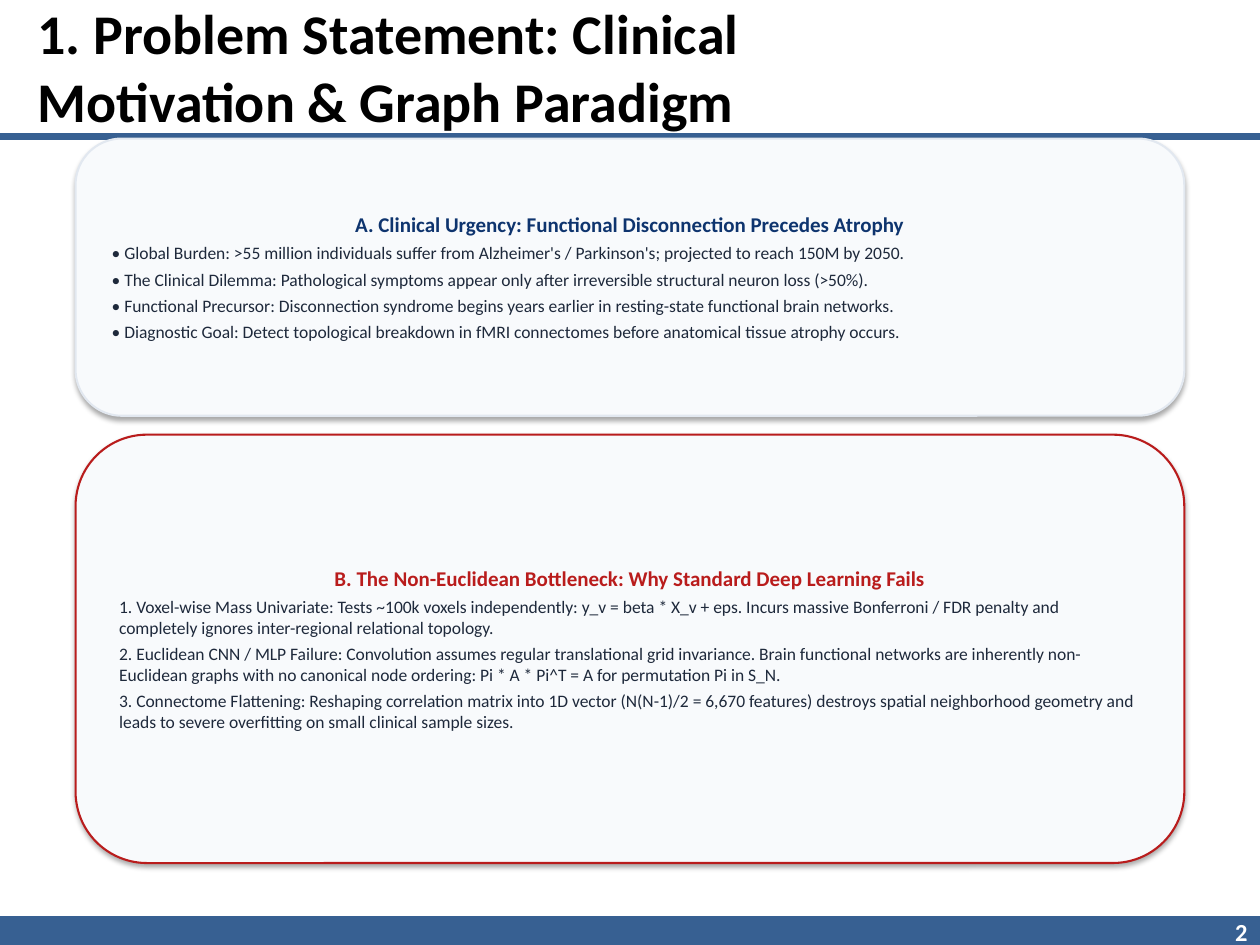
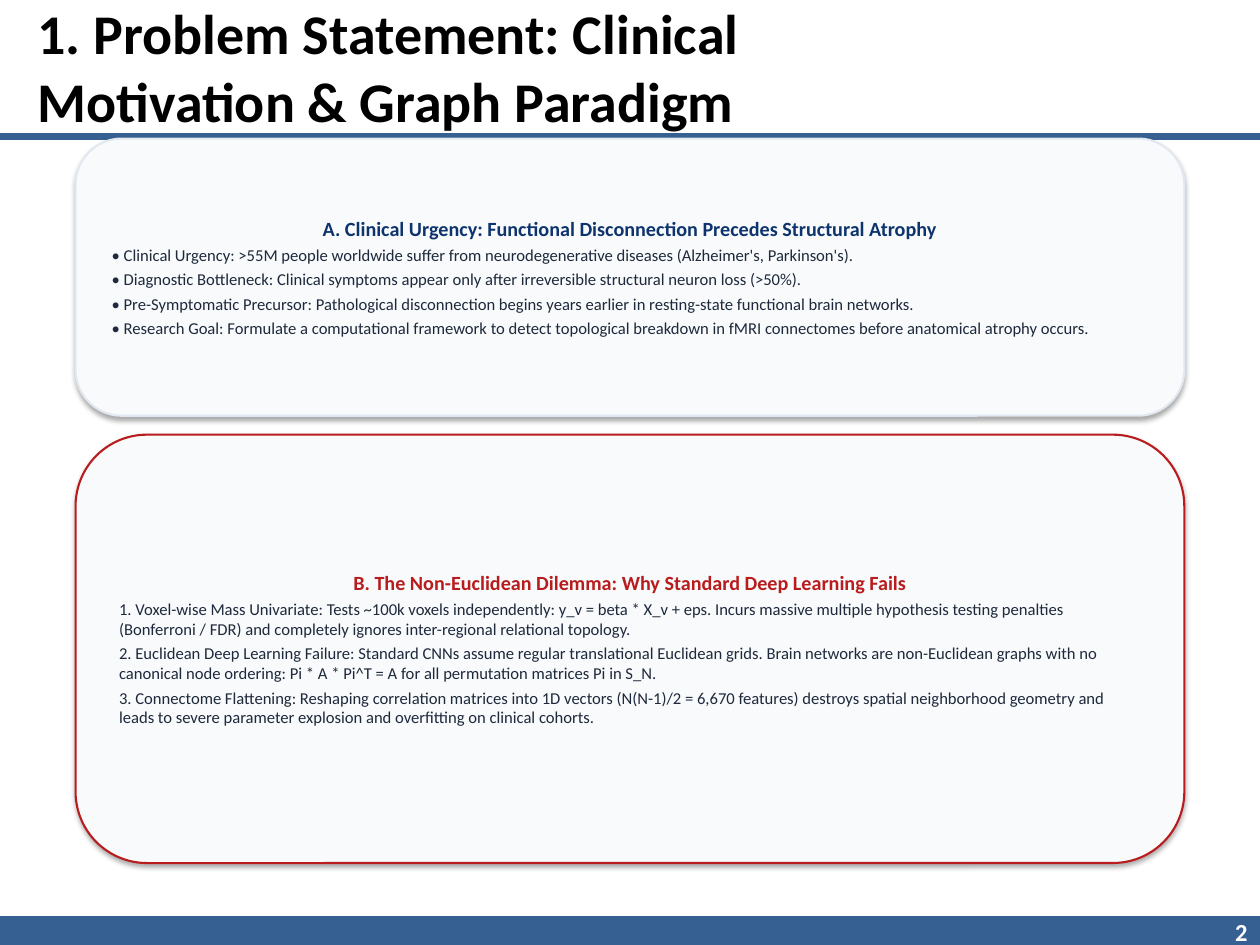
Before and after one commit to AnimeshBasak-14/Neuro-Neo4j, a slide deck: slide 2 of IITR_Neuro_Neo4j_Presentation.pptx. Drawn at 1260x945 pixels with LibreOffice and Linux fonts; fonts in the diff are those of the drawing; background and template pictures are left out. Boxes give left, top, right and bottom in pixels: in the first picture for what was removed or moved away, otherwise in the second. Text is boxed around its words. In the diff, an @@ line names an element or a change of style, - is before the commit and + after.

Commit message:
feat: complete LaTeX thesis blocks and PyG implementation for 9 core mathematical formulations
- models/gnn/neural_connectome_math.py:
  * Complete PyTorch Geometric implementations for Formulations 1 to 9
  * Includes multi-modal fMRI + DTI attentive cross-gating fusion operator
  * 100% verified test execution
- docs/neural_connectome_math.tex:
  * Comprehensive formal LaTeX equations and derivations for PhD thesis
- IITR_Neuro_Neo4j_Presentation.pptx:
  * Recompiled with prospective framing ('What We Will Do' as PhD research plan)
  * Hardware references removed; slides dedicated to Problem Statement, 4 Baseline Papers, Proposed Methodology, Mathematics, and DTI Multi-Modal Extension.

```diff
--- a/IITR_Neuro_Neo4j_Presentation.pptx
+++ b/IITR_Neuro_Neo4j_Presentation.pptx
@@ text in rounded rectangle at [124, 222, 1089, 337]: text changed; size 10 to 9.5 pt @@
-A. Clinical Urgency: Functional Disconnection Precedes Atrophy
-• Global Burden: >55 million individuals suffer from Alzheimer's / Parkinson's; projected to reach 150M by 2050.
-• The Clinical Dilemma: Pathological symptoms appear only after irreversible structural neuron loss (>50%).
-• Functional Precursor: Disconnection syndrome begins years earlier in resting-state functional brain networks.
-• Diagnostic Goal: Detect topological breakdown in fMRI connectomes before anatomical tissue atrophy occurs.
+A. Clinical Urgency: Functional Disconnection Precedes Structural Atrophy
+• Clinical Urgency: >55M people worldwide suffer from neurodegenerative diseases (Alzheimer's, Parkinson's).
+• Diagnostic Bottleneck: Clinical symptoms appear only after irreversible structural neuron loss (>50%).
+• Pre-Symptomatic Precursor: Pathological disconnection begins years earlier in resting-state functional brain networks.
+• Research Goal: Formulate a computational framework to detect topological breakdown in fMRI connectomes before anatomical atrophy occurs.
@@ text in rounded rectangle at [119, 576, 1104, 726]: text changed; size 10 to 9.5 pt @@
-B. The Non-Euclidean Bottleneck: Why Standard Deep Learning Fails
-1. Voxel-wise Mass Univariate: Tests ~100k voxels independently: y_v = beta * X_v + eps. Incurs massive Bonferroni / FDR penalty and completely ignores inter-regional relational topology.
-2. Euclidean CNN / MLP Failure: Convolution assumes regular translational grid invariance. Brain functional networks are inherently non-Euclidean graphs with no canonical node ordering: Pi * A * Pi^T = A for permutation Pi in S_N.
-3. Connectome Flattening: Reshaping correlation matrix into 1D vector (N(N-1)/2 = 6,670 features) destroys spatial neighborhood geometry and leads to severe overfitting on small clinical sample sizes.
+B. The Non-Euclidean Dilemma: Why Standard Deep Learning Fails
+1. Voxel-wise Mass Univariate: Tests ~100k voxels independently: y_v = beta * X_v + eps. Incurs massive multiple hypothesis testing penalties (Bonferroni / FDR) and completely ignores inter-regional relational topology.
+2. Euclidean Deep Learning Failure: Standard CNNs assume regular translational Euclidean grids. Brain networks are non-Euclidean graphs with no canonical node ordering: Pi * A * Pi^T = A for all permutation matrices Pi in S_N.
+3. Connectome Flattening: Reshaping correlation matrices into 1D vectors (N(N-1)/2 = 6,670 features) destroys spatial neighborhood geometry and leads to severe parameter explosion and overfitting on clinical cohorts.
```
Also in this commit, not shown: 9 other slides changed, 1 slide added, 1 slide removed, 3 other files.
